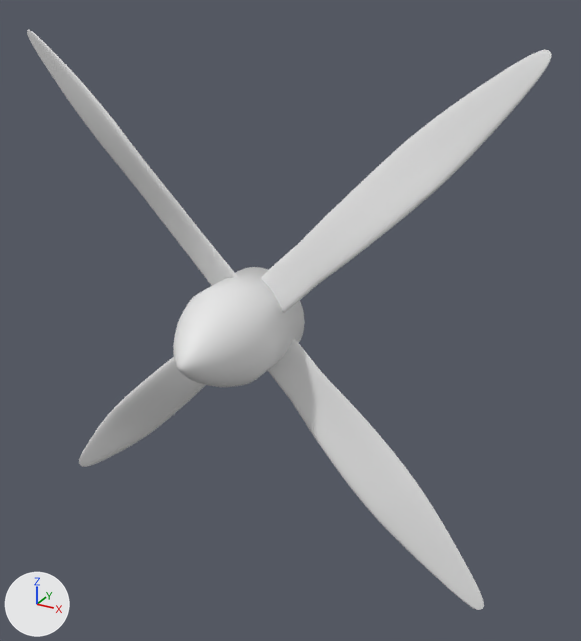
One commit to the Blender file propeller.blend: the scene before it, then after it.
Both versions are drawn from a camera (50 mm lens) standing at (1.37, -2.18, 1.58) and looking at (0.18, -0.02, 0.5). The axes (+X, +Y, +Z) are drawn at lower left. The lights are the same throughout.

In view in the first picture: 'PropellerBlade_BotL', 'PropellerBlade_BotR', 'PropellerBlade_TopL', 'PropellerBlade_TopR', 'PropellerNose'.
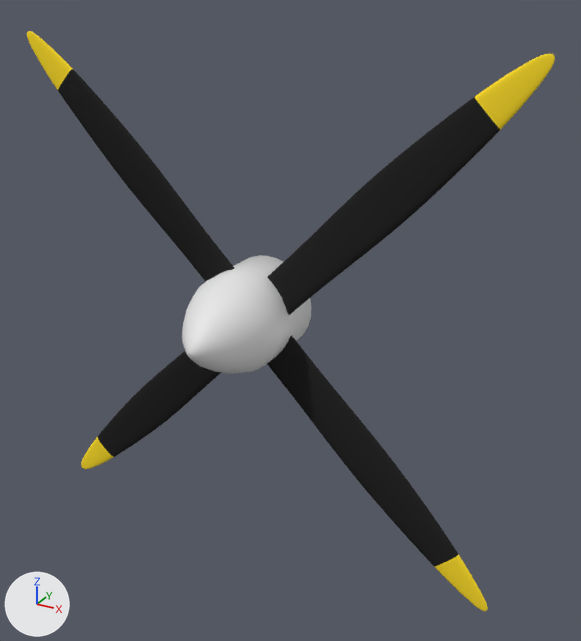
What changed in the scene script:
```text
Change ob_propellernose:
    ob_propellernose.location: (0.0, -0.079, 0.442) -> (0.0, -0.027, 0.469)
    ob_propellernose.rotation_euler: (1.571, 0.0, 0.0) -> (1.571, -0.0218, 0.0)  # degrees (90, 0, 0) -> degrees (90, -1.2, 0)
Remove ob_propellerblade_topl:
    ob_propellerblade_topl = bpy.data.objects.new('PropellerBlade_TopL', me_cube_005)
Remove ob_propellerblade_botl:
    ob_propellerblade_botl = bpy.data.objects.new('PropellerBlade_BotL', me_cube_004)
Remove ob_propellerblade_botr:
    ob_propellerblade_botr = bpy.data.objects.new('PropellerBlade_BotR', me_cube_003)
Remove ob_propellerblade_topr:
    ob_propellerblade_topr = bpy.data.objects.new('PropellerBlade_TopR', me_cube_001)
Add ob_bladetl:
    ob_bladetl = bpy.data.objects.new('BladeTL', me_cube)  # 66 vertices, 62 faces; spans x -0.9..16.9, y -0.3..0.3, z -1.3..1.3; in mat_propeller_material (picture img_propellertexture_png); modifiers SUBSURF
    ob_bladetl.parent = ob_propellernose
    ob_bladetl.location = (0.119, 0.0, 0.562)
    ob_bladetl.rotation_euler = (0.0, -0.789, 0.0)  # degrees (0, -45, 0)
    ob_bladetl.scale = (0.0678, 0.0678, 0.0678)
Add ob_bladell:
    ob_bladell = bpy.data.objects.new('BladeLL', me_cube.copy())  # modifiers SUBSURF
    ob_bladell.parent = ob_propellernose
    ob_bladell.location = (0.119, 0.0, 0.369)
    ob_bladell.rotation_euler = (0.0, 0.782, 0.0)  # degrees (0, 45, 0)
    ob_bladell.scale = (0.0678, 0.0678, 0.0678)
Add ob_bladetr:
    ob_bladetr = bpy.data.objects.new('BladeTR', me_cube.copy())  # modifiers SUBSURF
    ob_bladetr.parent = ob_propellernose
    ob_bladetr.location = (-0.0748, 0.0, 0.562)
    ob_bladetr.rotation_euler = (0.0, -2.36, 0.0)  # degrees (0, -135, 0)
    ob_bladetr.scale = (0.0678, 0.0678, 0.0678)
Add ob_bladelr:
    ob_bladelr = bpy.data.objects.new('BladeLR', me_cube.copy())  # modifiers SUBSURF
    ob_bladelr.parent = ob_propellernose
    ob_bladelr.location = (-0.0739, 0.0, 0.368)
    ob_bladelr.rotation_euler = (0.0, -3.93, 0.0)  # degrees (0, -225, 0)
    ob_bladelr.scale = (0.0678, 0.0678, 0.0678)
```

Pixel boxes (x1, y1, x2, y2) of what changed, in the pictures (581 x 641 px):
'PropellerBlade_TopR', deleted
    before: (261, 50, 552, 313)
'BladeTL', added (black)
    after: (267, 54, 555, 315)
'PropellerBlade_BotR', deleted
    before: (268, 338, 484, 610)
'PropellerNose', moved, turned
    before: (173, 267, 305, 387)
    after: (182, 255, 311, 374)
'BladeLL', added (black)
    after: (267, 335, 488, 611)
'BladeTR', added (black)
    after: (27, 31, 235, 282)
'PropellerBlade_TopL', deleted
    before: (27, 30, 238, 286)
'BladeLR', added (black)
    after: (81, 351, 221, 469)
'PropellerBlade_BotL', deleted
    before: (79, 357, 206, 467)
